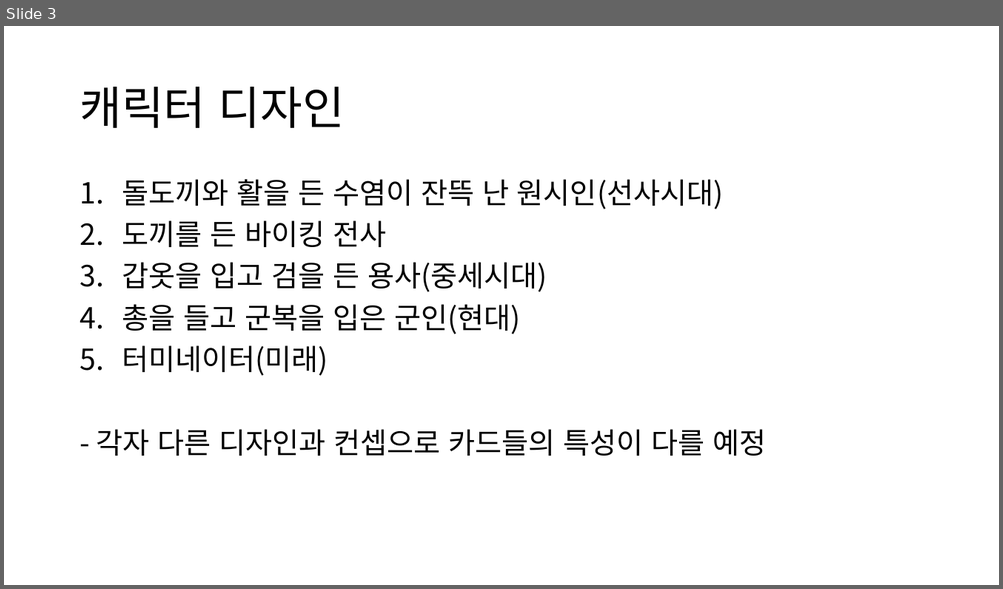
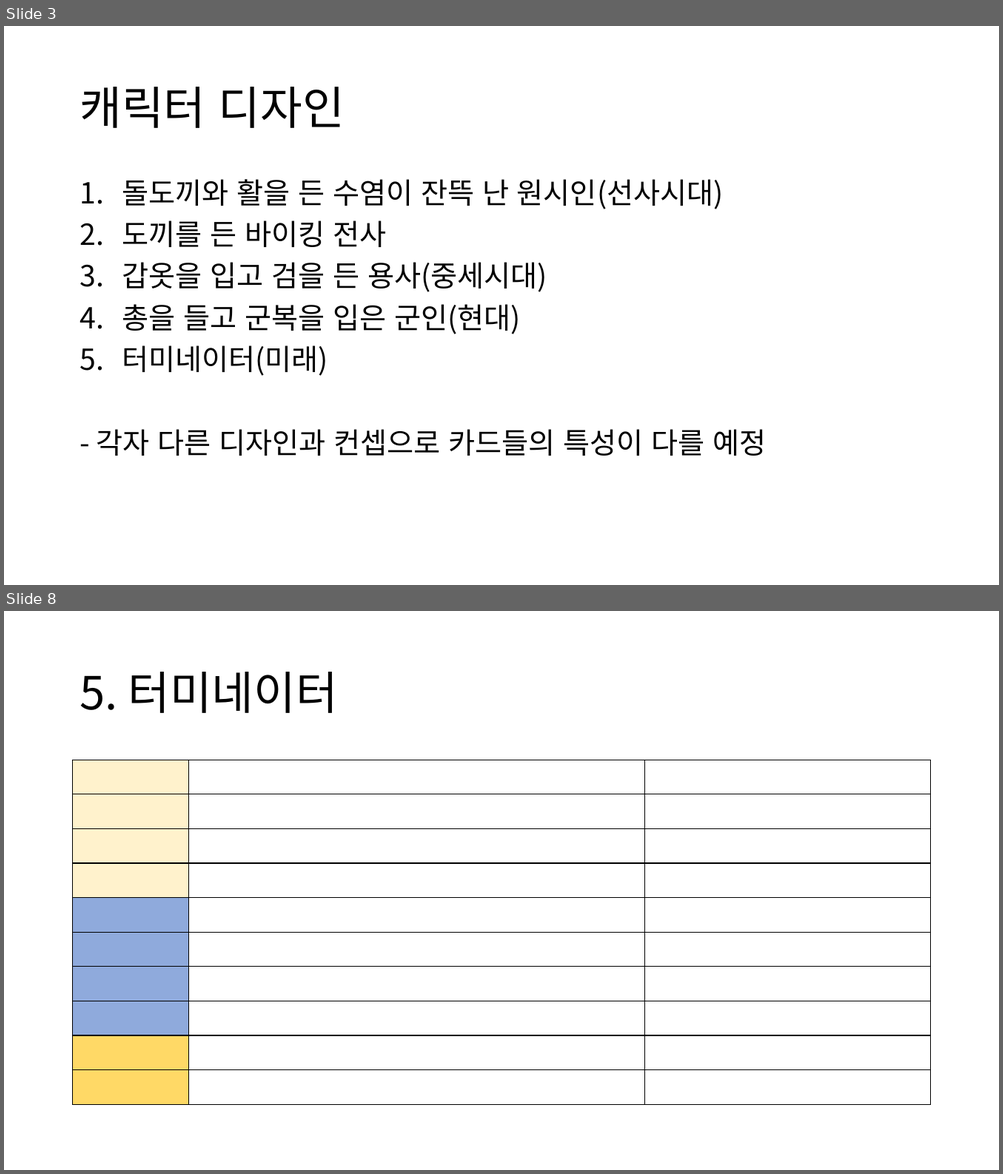
Before and after one commit to whkoh7/2DGP_Hero_is_lonely, a slide deck: 캐릭터 및 카드 컨셉, 디자인.pptx. Shown one above the other, each under a label of ours: slide 3 before the commit, slides 3 and 8 after it; the slides between them are not shown. The pictures are 1003x589 and 1003x1174 pixels, drawn with LibreOffice and Linux fonts; fonts in the diff are those of the drawing. Boxes give left, top, right and bottom in pixels: in the first picture for what was removed or moved away, otherwise in the second. Text is boxed around its words. In the diff, an @@ line names an element or a change of style, - is before the commit and + after.

```diff
--- a/캐릭터 및 카드 컨셉, 디자인.pptx
+++ b/캐릭터 및 카드 컨셉, 디자인.pptx
@@ slide 8 added at <box>4,611,999,1170</box>, background #FFFFFF @@
@@ title added at <box>79,672,338,713</box>, 44 pt, text #000000 @@
+5. 터미네이터
@@ table added at <box>73,760,930,1063</box>, 10 rows, 3 columns @@
+ |  | 
+ |  | 
+ |  | 
+ |  | 
+ |  | 
+ |  | 
+ |  | 
+ |  | 
+ |  | 
+ |  | 
```
Also in this commit, not shown: 1 slide changed, 3 other slides added.
